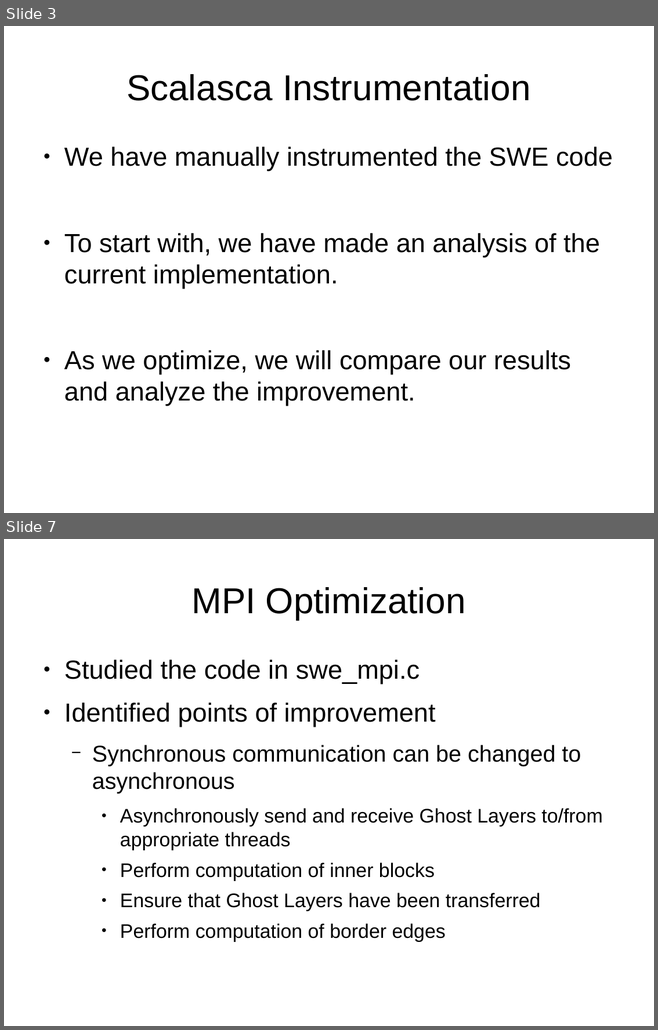
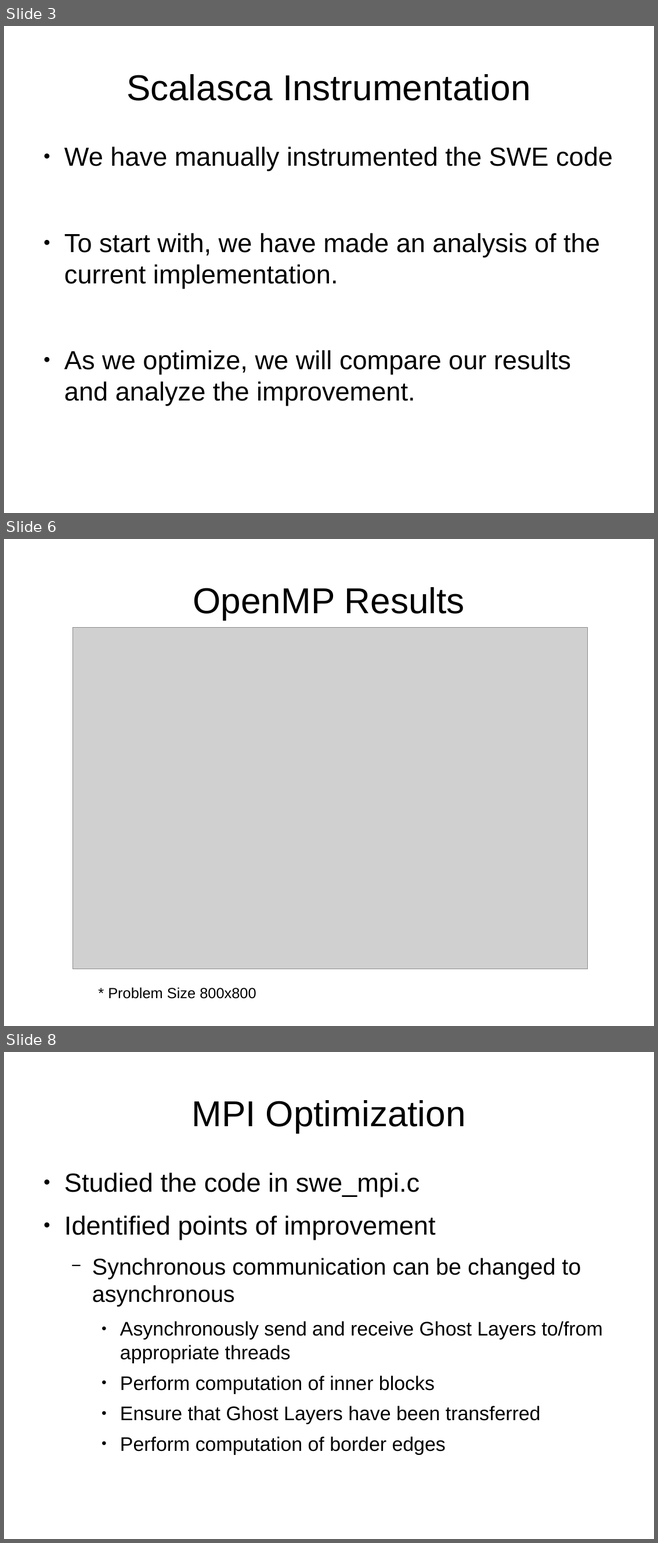
Before and after one commit to gauravk-in/hpc-lab-ws13, a slide deck: Project/ProgressPresentation/ProjectProgress.odp. Shown one above the other, each under a label of ours: slides 3 and 7 before the commit, slides 3, 6 and 8 after it; the slides between them are not shown. The pictures are 658x1030 and 658x1543 pixels, drawn with LibreOffice and Linux fonts; fonts in the diff are those of the drawing; grey boxes stand for pictures. Boxes give left, top, right and bottom in pixels: in the first picture for what was removed or moved away, otherwise in the second. Text is boxed around its words. In the diff, an @@ line names an element or a change of style, - is before the commit and + after.

```diff
--- a/Project/ProgressPresentation/ProjectProgress.odp
+++ b/Project/ProgressPresentation/ProjectProgress.odp
@@ slide 6 added at bbox=[4, 539, 654, 1026], background #FFFFFF @@
@@ title added at bbox=[193, 587, 465, 620], 44 pt, text #000000 @@
+OpenMP Results
@@ picture added at bbox=[73, 627, 587, 969] @@
@@ text added at bbox=[108, 987, 256, 999], 18 pt, text #000000 @@
+* Problem Size 800x800
@@ what was slide 7 is now slide 8 @@
```
Also in this commit, not shown: 3 slides changed, 1 other slide added, 1 slide removed, 2 other files.
